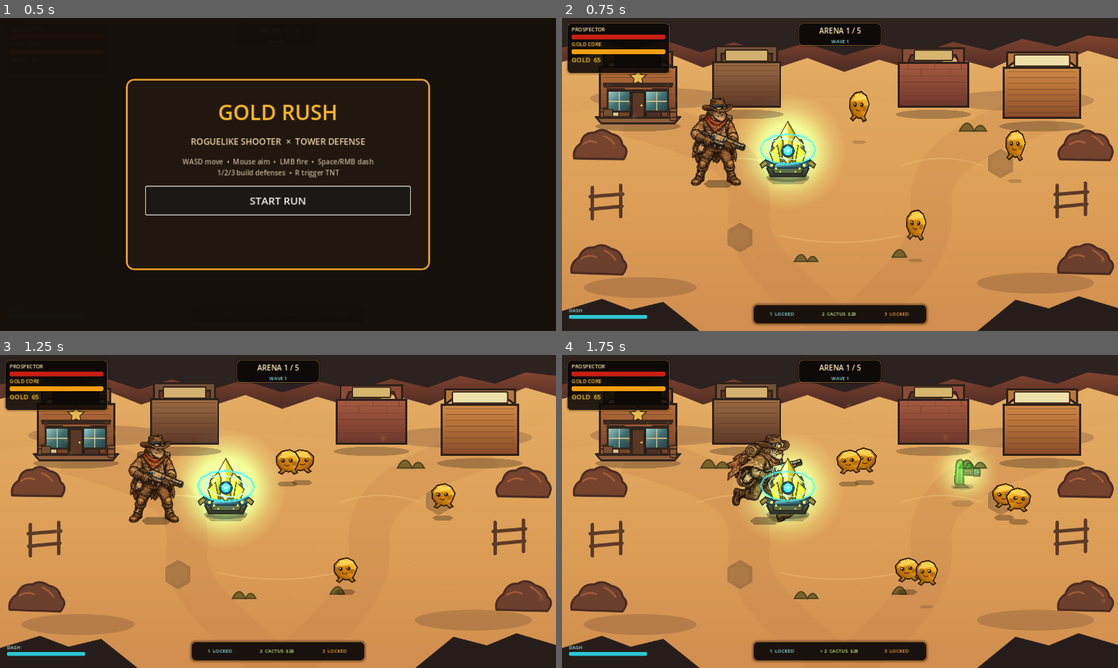
Above: before the commit, frames 1-4 (two rows, left to right).
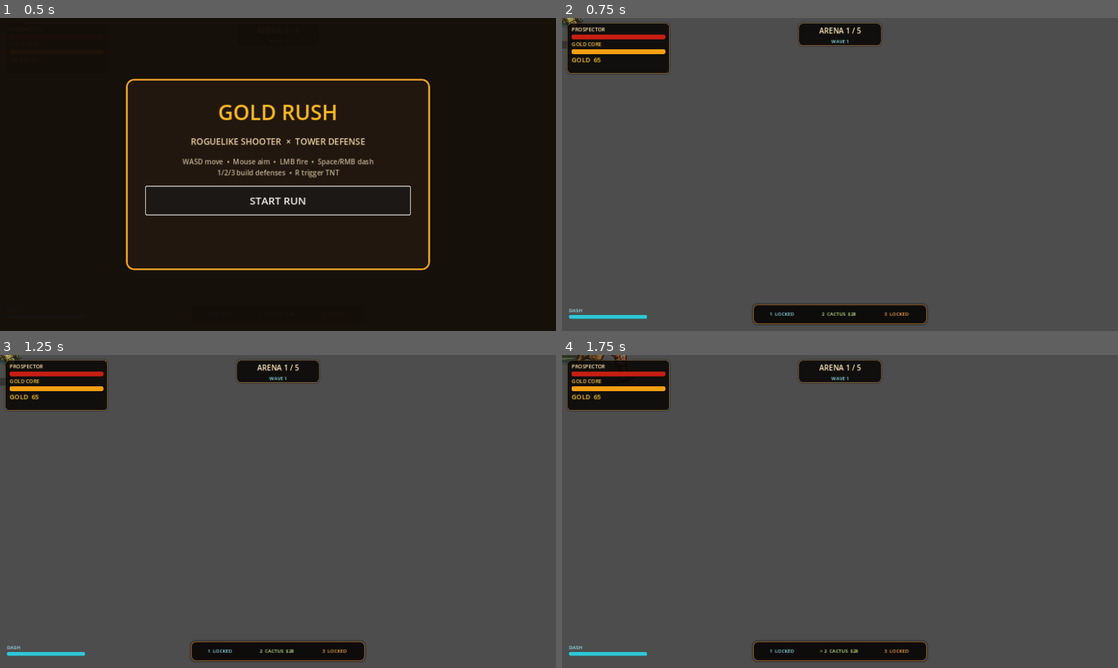
Above: after the commit, the same moments.

Repository: motomotoo1997-art/monster-quest
Game: Godot game, scene res://scenes/main/Main.tscn
Same seed, same stepped clock (60 frames per second), same inputs: the game is played once before the commit and once after it.
Inputs (mouse positions are in pixels of both pictures, inside the frame that each line leads up to):
- Up to frame 1 (0.5 s): no input
- Up to frame 2 (0.75 s): click "START RUN" at 0.5 s
- Up to frame 3 (1.25 s): no input
- Up to frame 4 (1.75 s): tap Enter at 1.25 s; move the mouse to (962, 495) at 1.27 s; hold D (move_right) from 1.28 s (still down); tap E (ability_e) at 1.35 s

Frame 1 is identical in both runs. In frame 2, 94% of the frame differs, in the area x 0-100%, y 0-100%; in frame 3, 94%; in frame 4, 94%.

Commit message:
art: rebuild MiningHoist arena identity

Diff:
--- a/gold-rush-roguelike/scenes/arenas/Arena02.tscn
+++ b/gold-rush-roguelike/scenes/arenas/Arena02.tscn
@@ -1,14 +1,17 @@
-[gd_scene load_steps=12 format=3]
+[gd_scene load_steps=14 format=3]
 
 [ext_resource type="PackedScene" path="res://scenes/environment/CactusProp.tscn" id="1_cactus"]
 [ext_resource type="PackedScene" path="res://scenes/environment/RockClusterProp.tscn" id="2_rocks"]
 [ext_resource type="PackedScene" path="res://scenes/environment/MineCartProp.tscn" id="3_cart"]
 [ext_resource type="PackedScene" path="res://scenes/environment/GoldVeinProp.tscn" id="4_gold"]
-[ext_resource type="Texture2D" path="res://assets/environment/arena02_backdrop_v2.svg" id="5_backdrop"]
+[ext_resource type="Texture2D" path="res://assets/environment/arena02_mining_yard_v6.svg" id="5_backdrop"]
 [ext_resource type="PackedScene" path="res://scenes/environment/RailSegmentProp.tscn" id="6_rail"]
 [ext_resource type="PackedScene" path="res://scenes/environment/CrateStackProp.tscn" id="7_crates"]
-[ext_resource type="Texture2D" path="res://assets/vfx/dust_mote.svg" id="8_dust"]
+[ext_resource type="Texture2D" path="res://assets/vfx/dust_mote.svg" id="8_dust"]\n[ext_resource type="Texture2D" path="res://assets/environment/frontier_props_v6.svg" id="9_props"]
 
+[sub_resource type="AtlasTexture" id="MiningHoistTexture"]
+atlas = ExtResource("9_props")
+region = Rect2(0,0,512,512)
 [sub_resource type="RectangleShape2D" id="BuildShape"]
 size = Vector2(1120,560)
 [sub_resource type="RectangleShape2D" id="LongRock"]
@@ -22,7 +25,7 @@
 [node name="IllustratedBackdrop" type="Sprite2D" parent="."]
 z_index = -50
 position = Vector2(640,360)
-texture = ExtResource("5_backdrop")
+texture = ExtResource("5_backdrop")\n\n[node name="MiningHoist" type="Sprite2D" parent="."]\nz_index = -18\nposition = Vector2(980,185)\ntexture = SubResource("MiningHoistTexture")\nscale = Vector2(0.54,0.54)
 
 [node name="CanyonWarmWash" type="Polygon2D" parent="."]
 z_index = -44
